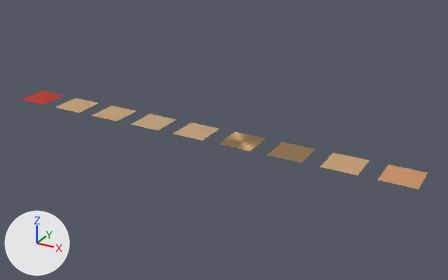
Renders of the glTF model Assets/Models/GGLabMaterialExportProbe/GGLabMaterialExportProbe.gltf from each side of a commit.
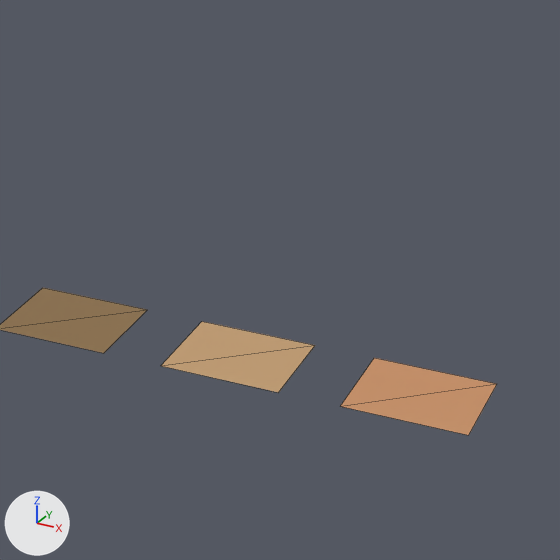
There are two pictures of each version: one whole from a 50 mm lens placed at (14.76, -14.26, 7.04), pointed at (6.75, 0.3, -0.24), one close up on the part from 60% to 100% of the width and 18% to 82% of the height. Arrows for +X, +Y and +Z are at lower left; the lights stay in place. The older version's two pictures come first. The close-ups show mesh edges as thin lines.

In view in the first close-up: 'Probe_MAT_AnisotropyTexture', 'Probe_MAT_SheenFactor', 'Probe_MAT_SheenTexture'.
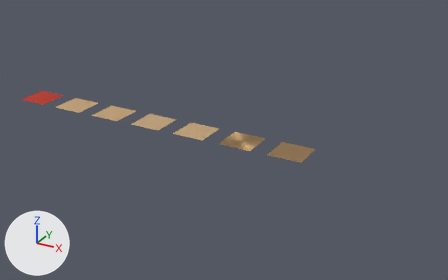
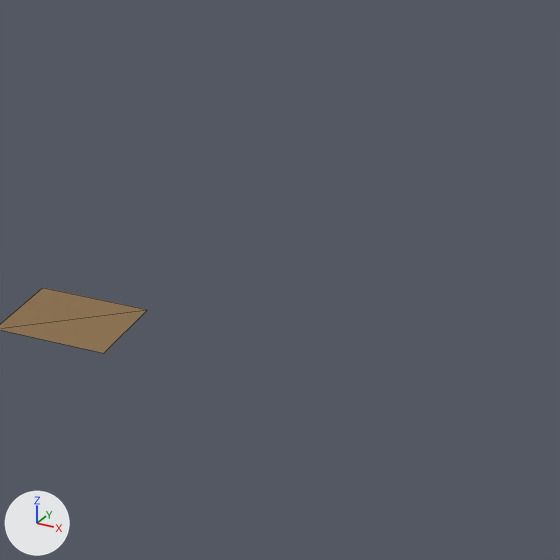
What differs and where, as boxes [x1, y1, x2, y2] in the close-ups (560 x 560 px):
```json
{"object": "Probe_MAT_SheenTexture", "change": "deleted", "before": [341, 358, 497, 435], "on screen": "orange"}
{"object": "Probe_MAT_SheenFactor", "change": "deleted", "before": [161, 321, 315, 393], "on screen": "brown"}
```

The change, as JSON lines over the scene's bpy script:
```json
{"op": "remove", "block": "ob_probe_mat_sheenfactor", "code": ["ob_probe_mat_sheenfactor = bpy.data.objects.new('Probe_MAT_SheenFactor', me_plane_007)", "ob_probe_mat_sheenfactor.location = (10.5, 0.0, 0.0)"]}
{"op": "remove", "block": "ob_probe_mat_sheentexture", "code": ["ob_probe_mat_sheentexture = bpy.data.objects.new('Probe_MAT_SheenTexture', me_plane_008)", "ob_probe_mat_sheentexture.location = (12.0, 0.0, 0.0)"]}
```
